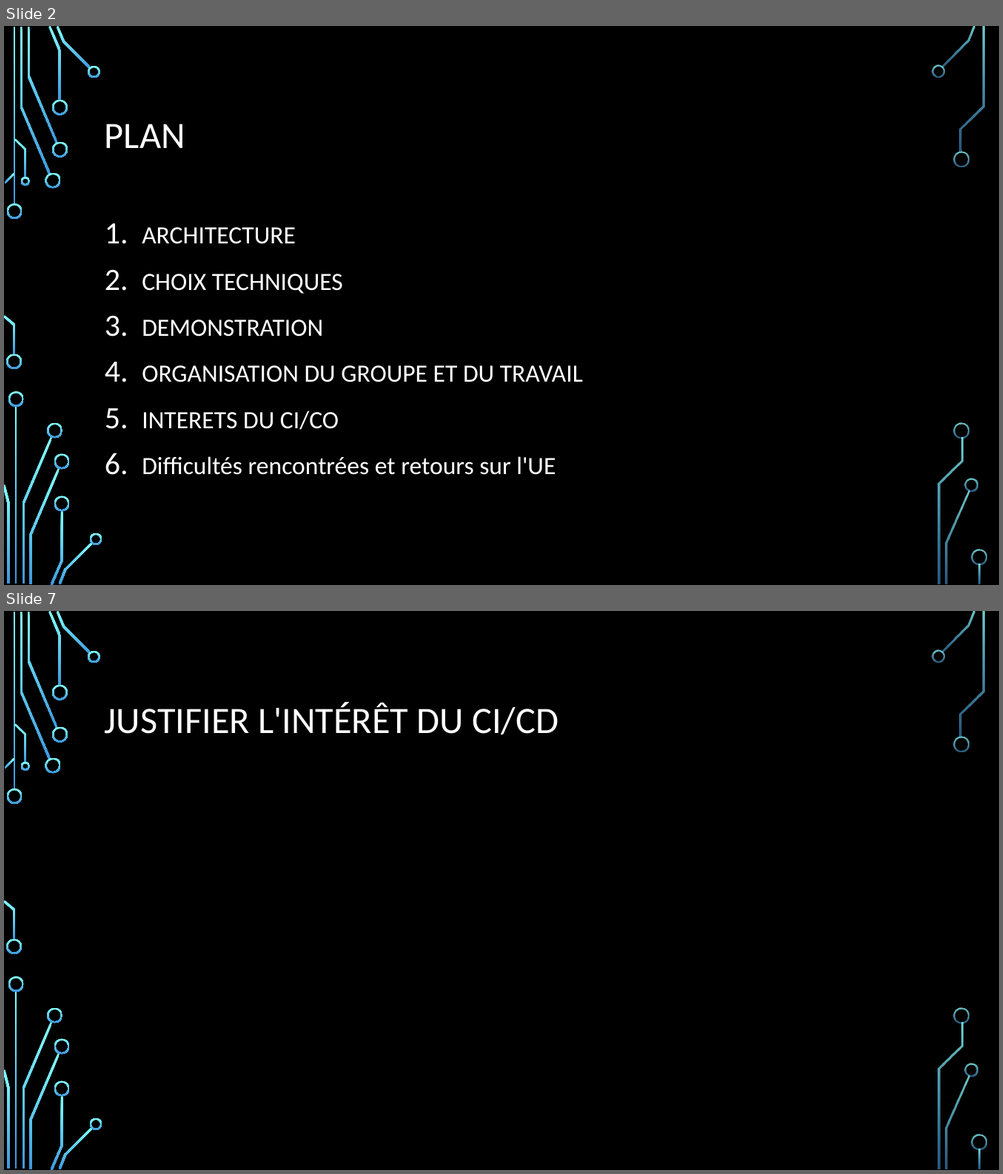
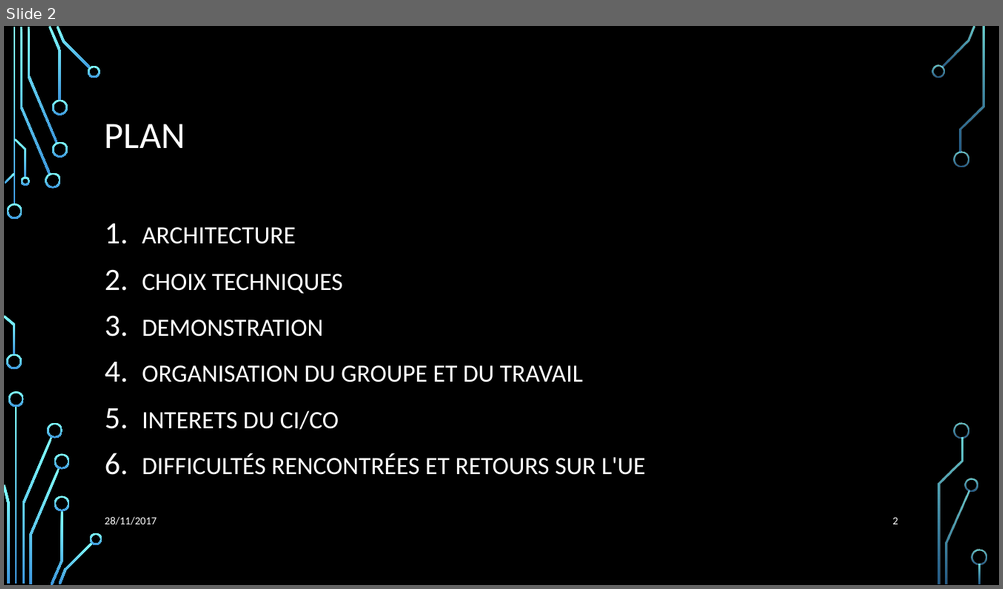
Before and after one commit to Julienbtn/cloud-project-equipe-7, a slide deck: Presentation Cloud.pptx. Shown one above the other, each under a label of ours: slides 2 and 7 before the commit, slide 2 after it; the slides between them are not shown. The pictures are 1003x1174 and 1003x589 pixels, drawn with LibreOffice and Linux fonts; fonts in the diff are those of the drawing; background and template pictures are left out. Boxes give left, top, right and bottom in pixels: in the first picture for what was removed or moved away, otherwise in the second. Text is boxed around its words. In the diff, an @@ line names an element or a change of style, - is before the commit and + after.

```diff
--- a/Presentation Cloud.pptx
+++ b/Presentation Cloud.pptx
@@ slide 7 removed at bbox=[4, 611, 999, 1170], background picture (left out); not listed: 36 template elements that a slide beside it also shows @@
@@ title removed at bbox=[105, 703, 558, 735] @@
-JUSTIFIER L'INTÉRÊT DU CI/CD
@@ slide 2 changed as well @@
@@ text at bbox=[142, 454, 645, 475]: text changed @@
-6. Difficultés rencontrées et retours sur l'UE
+6. DIFFICULTÉS RENCONTRÉES ET RETOURS SUR L'UE
@@ text added at bbox=[105, 517, 156, 526], 10.5 pt, text #FFFFFF @@
+28/11/2017
@@ page number added at bbox=[892, 517, 897, 525], 10.5 pt, text #FFFFFF @@
+2
```
Also in this commit, not shown: 3 other slides changed, 9 slides added, 3 other slides removed, 2 other files.
